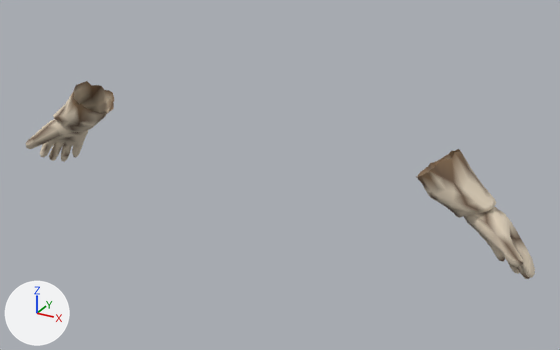
Before and after pictures for a commit that changed the glTF model assets_src/armor/aydor_1/leather_a_hands.glb.
Rendered twice from a 50 mm lens placed at (0.821, -1.281, 1.608), pointed at (0.072, 0.08, 0.927). Arrows for +X, +Y and +Z are at lower left; the lights stay in place. The picture after the commit comes second. Vertices at exactly the same position are counted once.

In view in the first picture: 'leather_a_hands'.
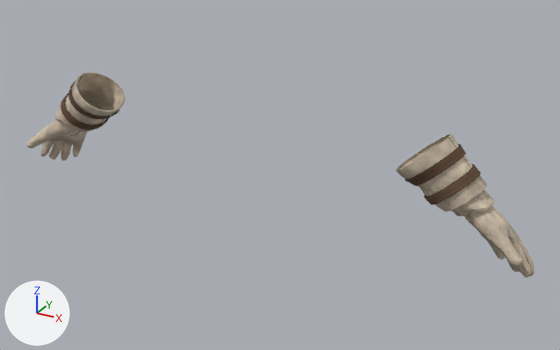
Diff of the bpy script that builds the scene:
```diff
--- a/assets_src/armor/aydor_1/leather_a_hands.glb.py
+++ b/assets_src/armor/aydor_1/leather_a_hands.glb.py
@@ mat_leather @@
 mat_leather = bpy.data.materials.new('leather')
-# nodes: BsdfPrincipled, OutputMaterial, VertexColor
+# nodes: BsdfPrincipled, Mix, NormalMap, OutputMaterial, SeparateColor, TexImage x3, VertexColor
+# uses the picture img_leather_c_png
+# uses the picture img_leather_n_png
+# uses the picture img_leather_orm_png
@@ mat_strap @@
+mat_strap = bpy.data.materials.new('strap')
+# uses the picture img_strap_c_png
+# uses the picture img_strap_n_png
+# uses the picture img_strap_orm_png
@@ me_leather_a_hands @@
-me_leather_a_hands.from_pydata(...)  # 684 vertices, 1300 faces; spans x -0.632..0.629, y -0.005..0.12, z 0.817..1.069
+me_leather_a_hands.from_pydata(...)  # 1431 vertices, 2565 faces; spans x -0.629..0.628, y -0.014..0.123, z 0.82..1.094
+# me_leather_a_hands part 1: the loose piece of 346 vertices spanning x 0.387..0.629, y -0.003..0.118, z 0.821..1.067 is rebuilt with 317 vertices and now spans x 0.438..0.628, y -0.001..0.116, z 0.823..1.018
+# me_leather_a_hands part 2: the loose piece of 338 vertices spanning x -0.632..-0.385, y -0.005..0.12, z 0.817..1.069 is rebuilt with 314 vertices and now spans x -0.629..-0.439, y -0.003..0.119, z 0.82..1.017
+# me_leather_a_hands part 3: a new loose piece of 200 vertices spanning x 0.351..0.521, y -0.014..0.12, z 0.944..1.094, in mat_leather
+# me_leather_a_hands part 4: a new loose piece of 200 vertices spanning x -0.52..-0.351, y -0.011..0.12, z 0.943..1.092, in mat_leather
+# me_leather_a_hands part 5: a new loose piece of 100 vertices spanning x 0.37..0.476, y -0.014..0.123, z 0.987..1.076, in mat_strap
+# me_leather_a_hands part 6: a new loose piece of 100 vertices spanning x 0.408..0.507, y -0.001..0.122, z 0.955..1.04, in mat_strap
+# me_leather_a_hands part 7: a new loose piece of 100 vertices spanning x -0.473..-0.368, y -0.011..0.121, z 0.986..1.074, in mat_strap
+# me_leather_a_hands part 8: a new loose piece of 100 vertices spanning x -0.506..-0.407, y -0.002..0.121, z 0.954..1.038, in mat_strap
 me_leather_a_hands.materials.append(mat_leather)
+me_leather_a_hands.materials.append(mat_strap)
```

Boxes [x1, y1, x2, y2] around the edits, measured in the pictures (560 x 350 px):
'leather_a_hands', surface changed, reshaped: before [26, 81, 535, 279]; after [27, 72, 534, 278]
part 1 of me_leather_a_hands, rebuilt: before [417, 149, 535, 279]; after [451, 190, 534, 278]
part 2 of me_leather_a_hands, rebuilt (20% narrower, 26% shorter): before [26, 81, 115, 162]; after [27, 101, 98, 161]
part 3 of me_leather_a_hands, added (beige): after [396, 134, 487, 212]
part 4 of me_leather_a_hands, added (brown): after [58, 72, 126, 132]
part 5 of me_leather_a_hands, added (brown): after [404, 144, 466, 186]
part 6 of me_leather_a_hands, added (brown): after [424, 164, 481, 205]
part 7 of me_leather_a_hands, added: after [69, 81, 120, 119]
part 8 of me_leather_a_hands, added: after [61, 93, 110, 130]
